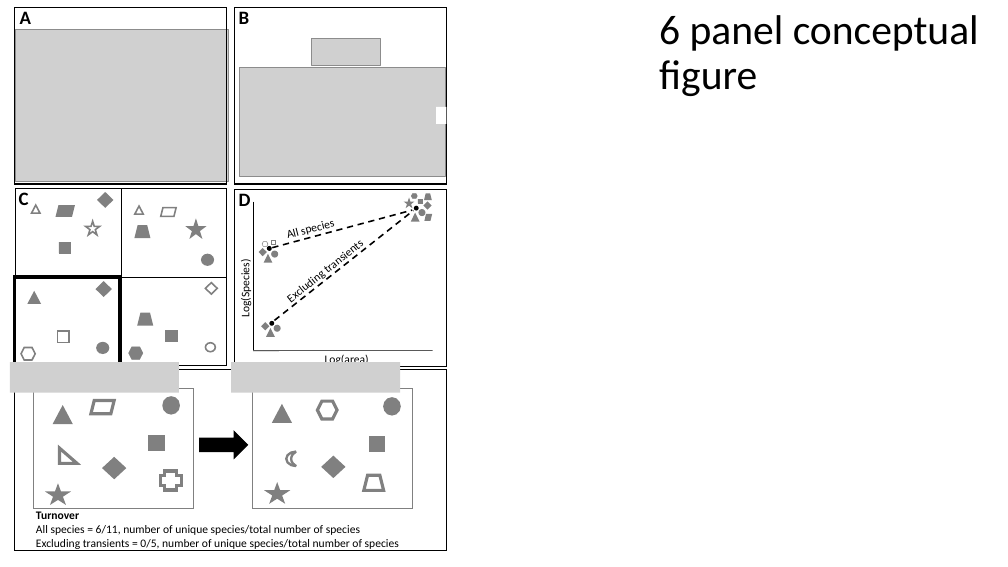
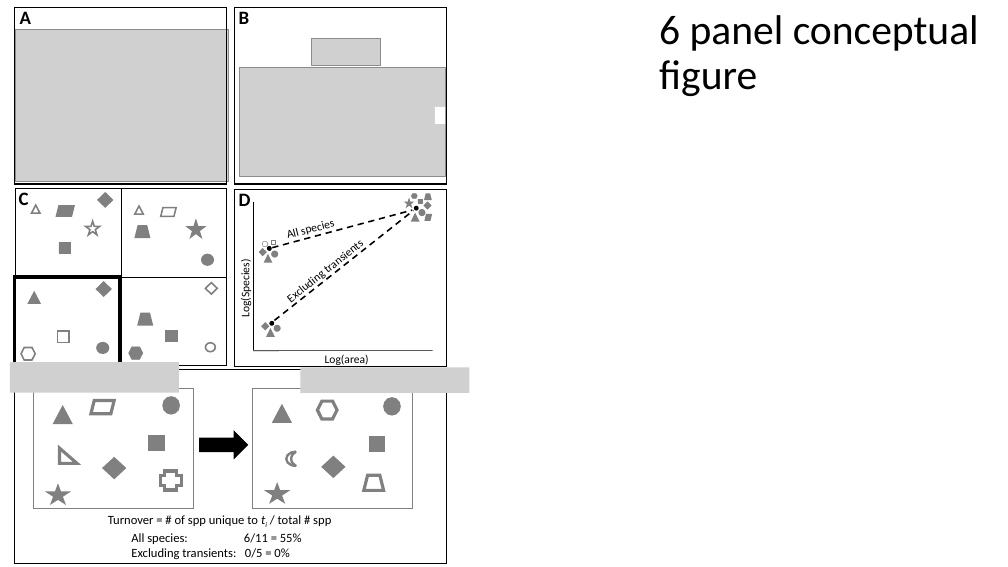
Before and after one commit to hurlbertlab/core-transient, a slide deck: slide 2 of output/plots/all_figs_with_legends.pptx. Drawn at 1008x567 pixels with LibreOffice and Linux fonts; fonts in the diff are those of the drawing; grey boxes stand for pictures. Boxes give left, top, right and bottom in pixels: in the first picture for what was removed or moved away, otherwise in the second. Text is boxed around its words. In the diff, an @@ line names an element or a change of style, - is before the commit and + after.

Commit message:
fixing temporal turnover fig

```diff
--- a/output/plots/all_figs_with_legends.pptx
+++ b/output/plots/all_figs_with_legends.pptx
@@ rectangle: place and size @@
-rectangle at [14, 370, 447, 551]
+rectangle at [14, 370, 447, 564]
@@ picture: place and size @@
-picture at [231, 362, 401, 392]
+picture at [300, 368, 470, 393]
@@ text added at [108, 515, 331, 526], 12 pt, text #000000 @@
+Turnover = # of spp unique to ti / total # spp
@@ text at [131, 533, 302, 559]: text changed; size 11 to 12 pt @@
-Turnover
-All species = 6/11, number of unique species/total number of species
-Excluding transients = 0/5, number of unique species/total number of species
+All species: 6/11 = 55%
+Excluding transients: 0/5 = 0%
```
